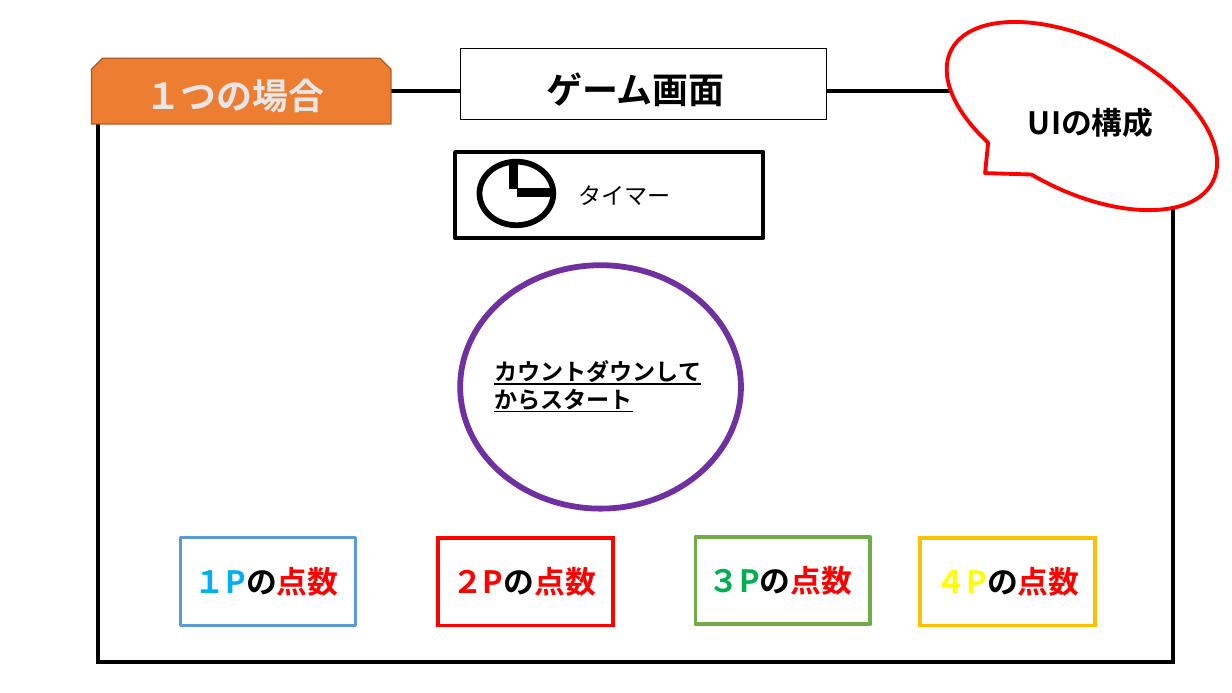
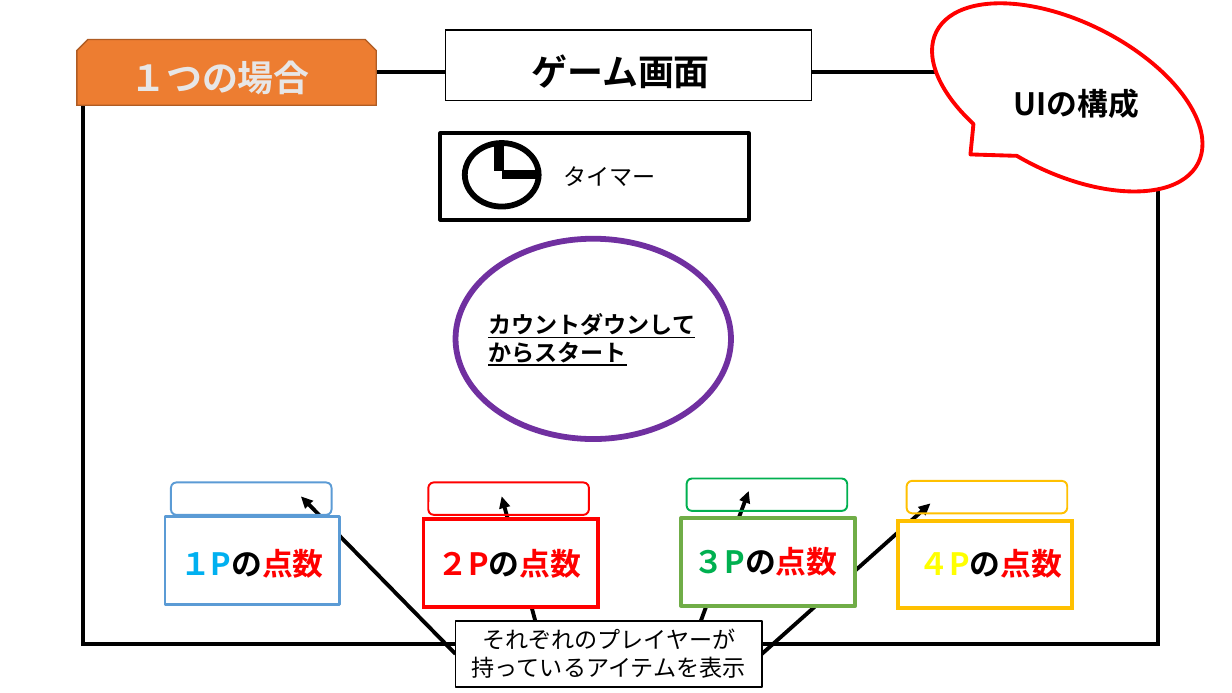
Before and after one commit to MizukiKato0416/sotsugyou_time_kato, a slide deck: slide 12 of 卒業制作_風船わりゲーム（仮）.pptx (slide 11 before the commit). Drawn at 1232x693 pixels with LibreOffice and Linux fonts; fonts in the diff are those of the drawing. Boxes give left, top, right and bottom in pixels: in the first picture for what was removed or moved away, otherwise in the second. Text is boxed around its words. In the diff, an @@ line names an element or a change of style, - is before the commit and + after.

```diff
--- a/卒業制作_風船わりゲーム（仮）.pptx
+++ b/卒業制作_風船わりゲーム（仮）.pptx
@@ ellipse: place and size @@
-ellipse at (460,265,741,508)
+ellipse at (456,238,731,439)
@@ text "カウントダウンしてからスタート": place and size @@
-text "カウントダウンしてからスタート" at (494,360,701,412)
+text "カウントダウンしてからスタート" at (488,313,695,366)
@@ rounded rectangle added at (687,479,848,511), outline #00B050 1.5 pt @@
@@ rounded rectangle added at (171,482,332,515), outline #5B9BD5 1.5 pt @@
@@ arrow added from (456, 654) to (301, 496), #000000 3 pt @@
@@ rounded rectangle added at (429,482,590,515), outline #FF0000 1.5 pt @@
@@ arrow added from (535, 621) to (502, 496), #000000 3 pt @@
@@ arrow added from (700, 626) to (749, 492), #000000 3 pt @@
@@ arrow added from (762, 654) to (931, 504), #000000 3 pt @@
@@ rounded rectangle added at (907,481,1067,513), outline #FFC000 1.5 pt @@
@@ 8 rectangles, 7 texts, 1 speech bubble, 1 snip same rect, 1 ellipse: place and size @@
-8 rectangles, 7 texts, 1 speech bubble, 1 snip same rect, 1 ellipse at (91,0,1232,663)
+8 rectangles, 7 texts, 1 speech bubble, 1 snip same rect, 1 ellipse at (77,0,1232,643)
@@ fill none to #FFFFFF in 4 elements at (681,518,856,606), (423,519,598,607), (898,521,1073,609), (165,517,340,604) @@
@@ rectangle: place and size @@
-rectangle at (921,538,1095,626)
+rectangle at (898,521,1073,609)
@@ text "４Pの点数": place and size @@
-text "４Pの点数" at (936,566,1080,596)
+text "４Pの点数" at (918,548,1062,578)
@@ rectangle added at (456,621,762,687), fill #FFFFFF, outline #000000 1.5 pt, 18 pt, text #000000 @@
+それぞれのプレイヤーが持っているアイテムを表示
```
Also in this commit, not shown: 3 other slides changed, 3 slides added, 1 other file.
